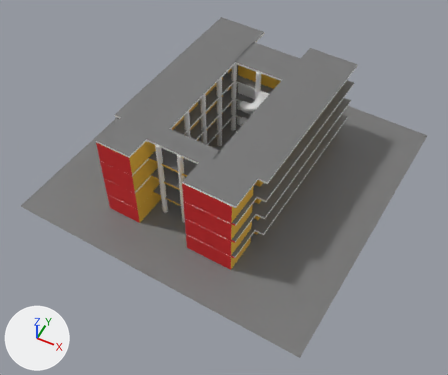
The Blender file Assets/version 1.blend as it was, and as the next commit left it.
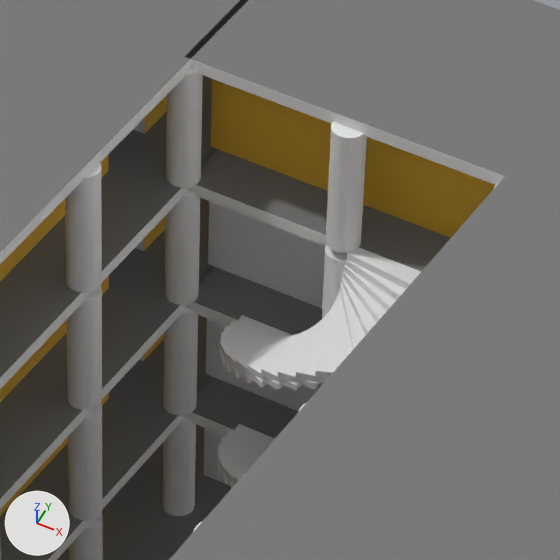
There are two pictures of each version: one whole from a camera (50 mm lens) standing at (-131.0, -58.0, 259.0) and looking at (-231.0, 143.0, 8.0), one close up on the part from 46% to 65% of the width and 14% to 37% of the height. Every picture has the same lights, and +X, +Y and +Z are marked at lower left. The last two pictures show the newer version.
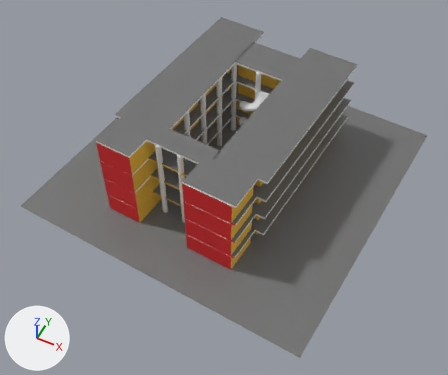
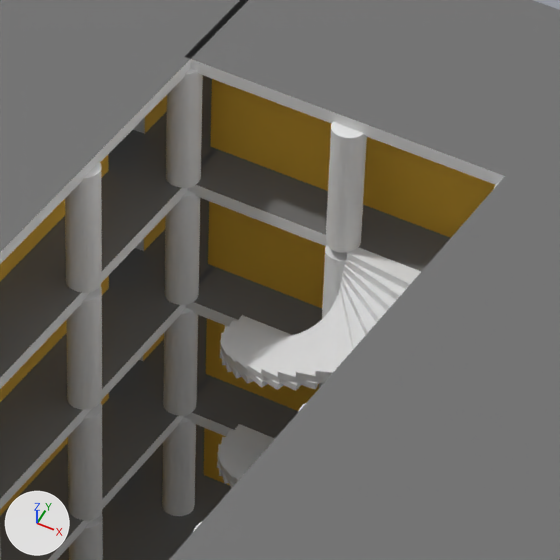
What differs and where, as boxes [x1, y1, x2, y2] in the close-ups (560 x 560 px):
part 1 of me_cube_014, recoloured (darker): [204, 201, 326, 485] in both

The change, as a diff of the scene's bpy script:
```diff
--- a/Assets/version 1.blend.py
+++ b/Assets/version 1.blend.py
@@ mat_material @@
+mat_material = principled_material('Material')
+mat_material.base_color = (0.691, 0.537, 0.342)  # beige #d9c29e
@@ me_cube_014 @@
 me_cube_014.from_pydata(...)  # 5812 vertices, 3389 faces, 4 loose edges; spans x -23.2..12.4, y -17.6..17.9, z -0.3..10.9
 # used by ob_cube_056; location = (-233.64, 191.56, 1.76); rotation_euler = (0.0, 0.0, 1.567), in degrees (0, 0, 90); scale = (5.13, 5.13, 4.57)
+# me_cube_014 part 1: 3 of the faces centred in x 1.1, y 0.2, z 1.1..6.6 switch from no material to mat_material_001 (yellow #e7b537)
 me_cube_014.materials.append(mat_hormigon_001)
 me_cube_014.materials.append(mat_material_002)
+me_cube_014.materials.append(mat_material)  # beige #d9c29e
```
